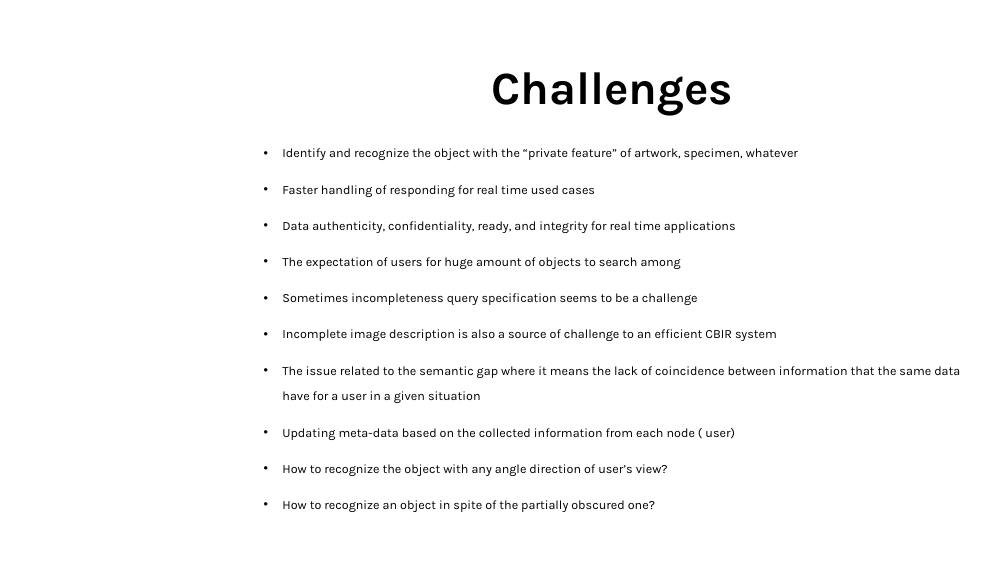
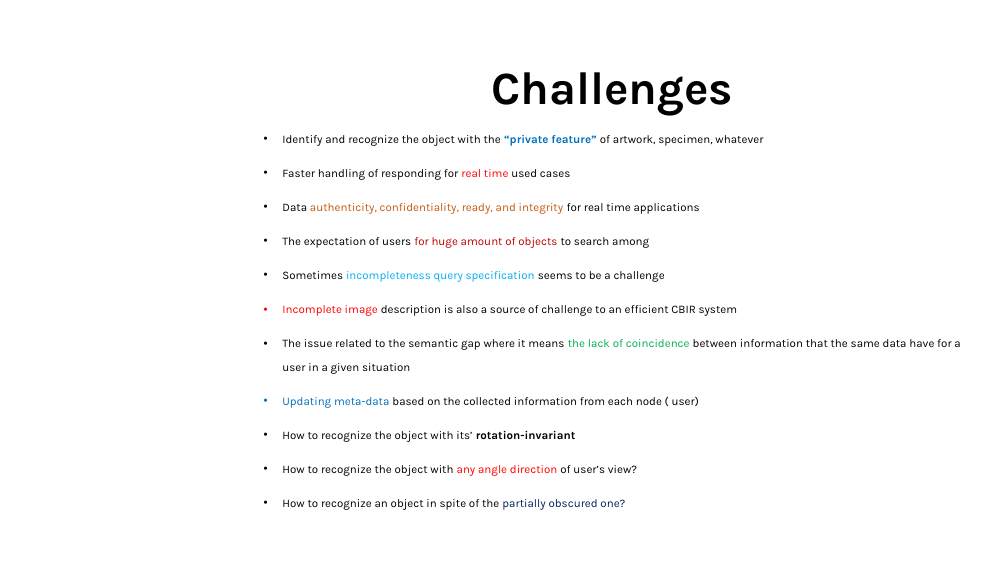
Before and after one commit to dungdovu/DGA1031, a slide deck: slide 11 of DGA1031/What is it.pptx. Drawn at 1008x567 pixels with LibreOffice and Linux fonts; fonts in the diff are those of the drawing; background and template pictures are left out. Boxes give left, top, right and bottom in pixels: in the first picture for what was removed or moved away, otherwise in the second. Text is boxed around its words. In the diff, an @@ line names an element or a change of style, - is before the commit and + after.

```diff
--- a/DGA1031/What is it.pptx
+++ b/DGA1031/What is it.pptx
@@ text "Identify and recognize the object ..." moved from (x1=282, y1=148, x2=960, y2=512) to (x1=282, y1=135, x2=960, y2=510) @@
@@ text at (x1=282, y1=135, x2=960, y2=510): size 12 to 11 pt; text colour #000000 to #0070C0 in "“private feature”", "Updating meta-data"; bold on in "“private feature”"; text colour #000000 to #FF0000 in "real time", "Incomplete image", "any angle direction"; text colour #000000 to #C55A11 in "authenticity, confidentiality, ready, and integrity"; text colour #000000 to #C00000 in "for huge amount of objects"; text colour #000000 to #00B0F0 in "incompleteness query specification"; text colour #000000 to #00B050 in "the lack of coincidence"; text colour #000000 to #002060 in "partially obscured one?" @@
@@ text at (x1=282, y1=431, x2=576, y2=442): paragraph added @@
+• How to recognize the object with its’ rotation-invariant
```
Also in this commit, not shown: 6 other slides changed, 2 other files.
